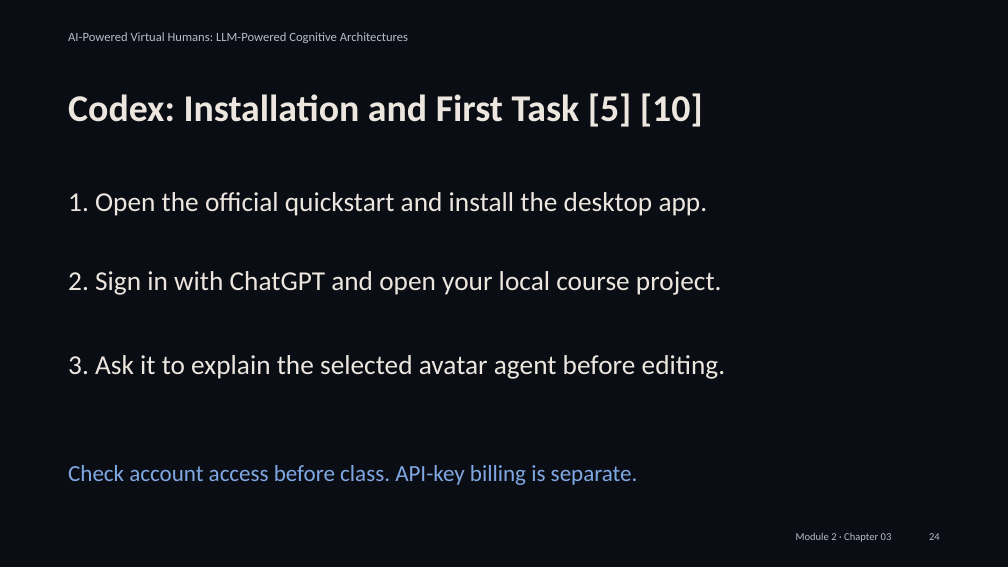
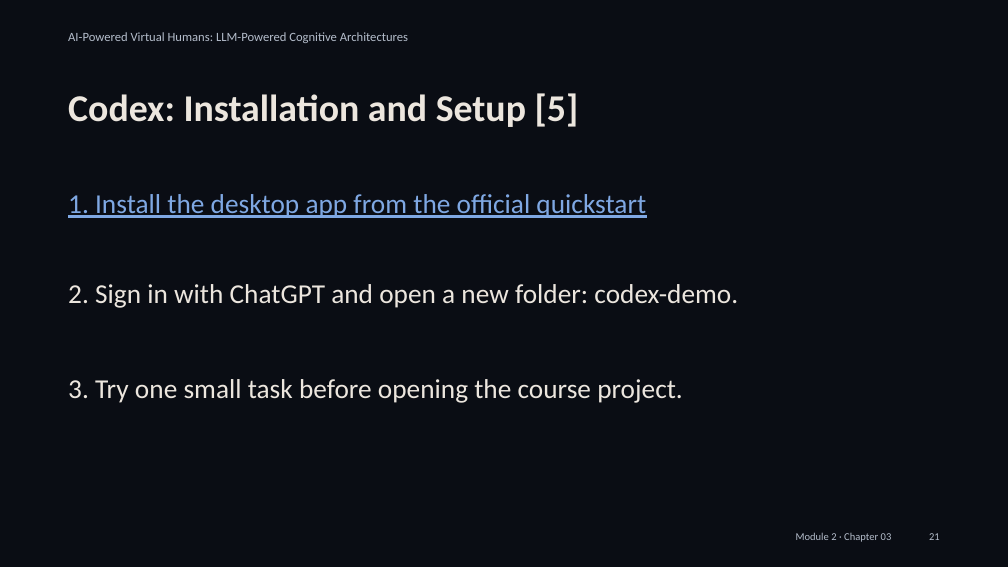
Before and after one commit to alessandropec/virtual-humans-cognitive-architectures, a slide deck: slide 21 of virtual_human_course/Module_2/Chapter_03/Slides/Module_2_Chapter_03_Integration_with_the_Virtual_Human.pptx (slide 24 before the commit). Drawn at 1008x567 pixels with LibreOffice and Linux fonts; fonts in the diff are those of the drawing. Boxes give left, top, right and bottom in pixels: in the first picture for what was removed or moved away, otherwise in the second. Text is boxed around its words. In the diff, an @@ line names an element or a change of style, - is before the commit and + after.

Commit message:
Simplify tool lesson and split coding-agent exercises into game, weather and whiteboard

```diff
--- a/virtual_human_course/Module_2/Chapter_03/Slides/Module_2_Chapter_03_Integration_with_the_Virtual_Human.pptx
+++ b/virtual_human_course/Module_2/Chapter_03/Slides/Module_2_Chapter_03_Integration_with_the_Virtual_Human.pptx
@@ text at [68,93,579,127]: text changed @@
-Codex: Installation and First Task [5] [10]
+Codex: Installation and Setup [5]
@@ text at [68,194,646,218]: text changed; text colour #ECE6DE to #7FA8E3 @@
-1. Open the official quickstart and install the desktop app.
+1. Install the desktop app from the official quickstart
@@ text at [68,284,738,308]: text changed @@
-2. Sign in with ChatGPT and open your local course project.
+2. Sign in with ChatGPT and open a new folder: codex-demo.
@@ text removed at [68,355,726,379] @@
-3. Ask it to explain the selected avatar agent before editing.
@@ text added at [68,379,683,403], 19.5 pt, text #ECE6DE @@
+3. Try one small task before opening the course project.
@@ text removed at [68,465,638,485] @@
-Check account access before class. API-key billing is separate.
@@ text at [929,533,940,540]: text changed @@
-24
+21
```
Also in this commit, not shown: 6 other slides changed, 9 slides added, 8 slides removed, 3 other files.
